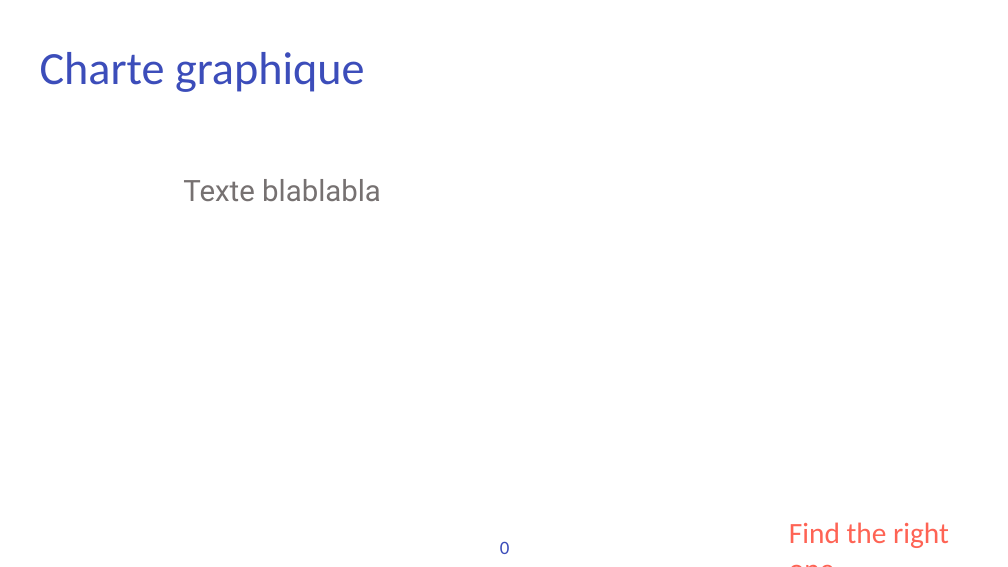
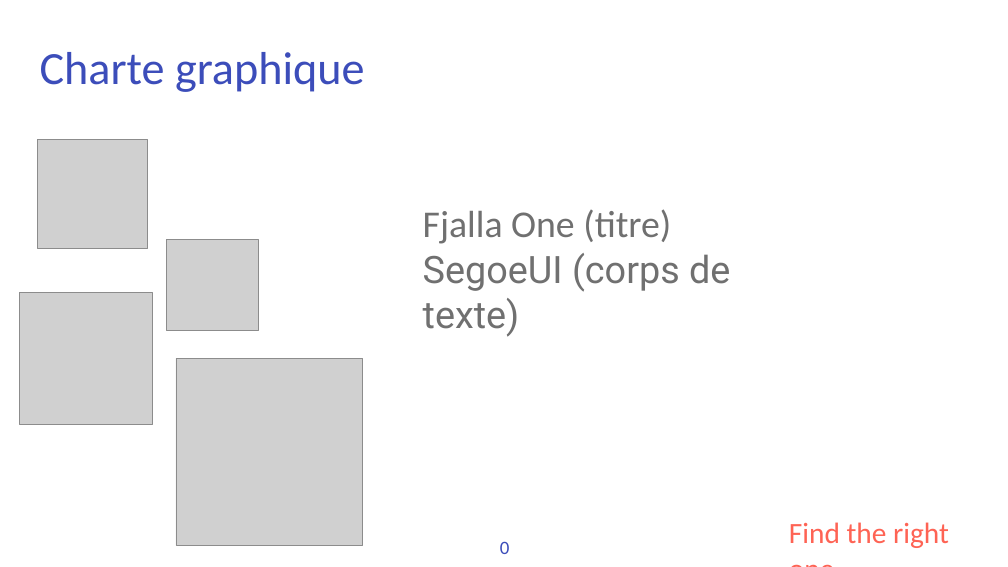
Before and after one commit to solown/ServeurWEB_PROJET, a slide deck: slide 13 of presentation/fr81.pptx (slide 12 before the commit). Drawn at 1008x567 pixels with LibreOffice and Linux fonts; fonts in the diff are those of the drawing; grey boxes stand for pictures; background and template pictures are left out. Boxes give left, top, right and bottom in pixels: in the first picture for what was removed or moved away, otherwise in the second. Text is boxed around its words. In the diff, an @@ line names an element or a change of style, - is before the commit and + after.

```diff
--- a/presentation/fr81.pptx
+++ b/presentation/fr81.pptx
@@ picture added at bbox=[38, 139, 147, 249] @@
@@ text removed at bbox=[183, 179, 381, 201] @@
-Texte blablabla
@@ text added at bbox=[423, 209, 730, 337], 36 pt, text #707070 @@
+Fjalla One (titre)
+SegoeUI (corps de texte)
@@ picture added at bbox=[166, 240, 258, 331] @@
@@ picture added at bbox=[20, 293, 152, 425] @@
@@ picture added at bbox=[176, 358, 363, 545] @@
```
Also in this commit, not shown: 2 other slides changed, 2 slides added, 2 other files.
